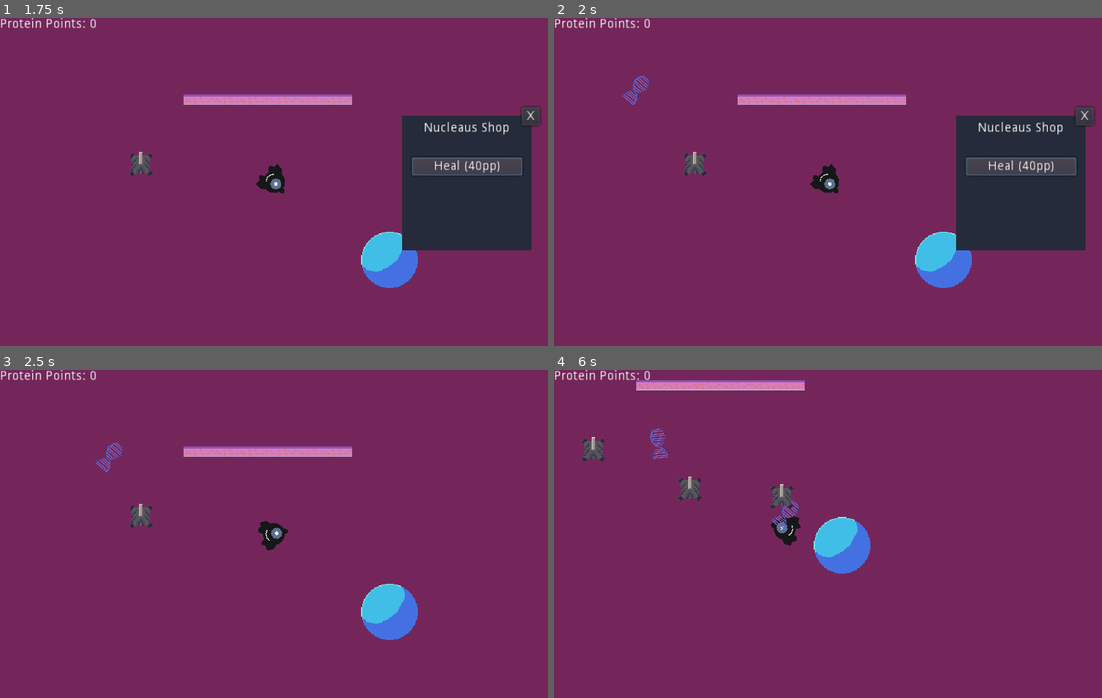
Above: before the commit, frames 1-4 (two rows, left to right).
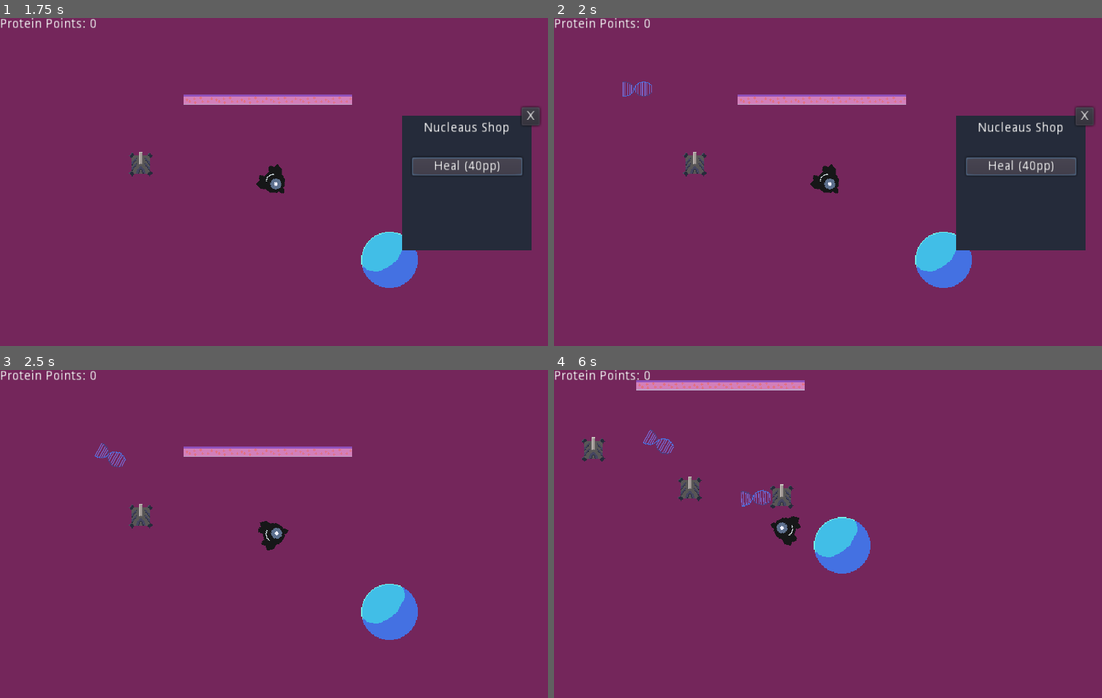
Above: after the commit, the same moments.

Repository: mrbenshef/CellDefence
Game: Godot game, scene res://World.tscn
The game is run twice, just before and just after one commit, with the same random seed, the same clock (stepped at 60 frames per second) and the same inputs.
Inputs (mouse positions are in pixels of both pictures, inside the frame that each line leads up to):
- Up to frame 1 (1.75 s): tap Enter at 0.5 s; move the mouse to (394, 260) at 0.52 s; hold D (right) 0.53-1.25 s; tap E (interact) at 0.6 s; click "Heal (40pp)" at 1.25 s
- Up to frame 2 (2 s): no input
- Up to frame 3 (2.5 s): click "X" at 2 s
- Up to frame 4 (6 s): move the mouse to (718, 550) at 2.77 s; hold S (down) 2.78-3.53 s; tap 1 (item_1) at 2.85, 5.1 s; move the mouse to (882, 461) at 3.52 s; hold D (right) 3.53-4.28 s; click (882, 461) at 3.6 s; move the mouse to (800, 599) at 4.27 s; hold W (up) 4.28-5.03 s; tap E (interact) at 4.35 s; move the mouse to (992, 583) at 5.02 s; hold A (left) from 5.03 s (still down); move the mouse to (663, 484) at 5.77 s; click (663, 484) at 5.85 s

Frame 1 is identical in both runs. In frame 2, 0.2% of the frame differs, in the area x 12-18%, y 17-27%; in frame 3, 0.2%; in frame 4, 0.4%, in the area x 16-45%, y 17-49%.

Commit message:
feat: DNA now targets turrets if they are in the way

Diff:
--- a/DNA.gd
+++ b/DNA.gd
@@ -5,11 +5,14 @@
 export var SPEED : int = 80
 export var ACCELERATION : int = 500
 export var FRICTION : int = 500
+export var BOUNCE : int = 100
+export var ROTATION_SPEED : int = 9.0
 
 var target = null
 var velocity : Vector2 = Vector2.ZERO
 
 func _ready():
+	add_to_group("dna")
 	pass
 
 func _process(delta):
@@ -24,6 +27,32 @@
 		velocity = velocity.move_toward(direction * SPEED, ACCELERATION * delta)
 
 	velocity = move_and_slide(velocity)
+
+	# Point towards direction of travel / target
+	if target != null:
+		rotation = lerp(rotation, target.angle_to_point(position), delta * ROTATION_SPEED)
+	else:
+		rotation = lerp(rotation, velocity.angle(), delta * ROTATION_SPEED)
+
+	# Detect collisions
+	var slide_count = get_slide_count()
+	for i in range(slide_count):
+		var collision = get_slide_collision(i)
+		if collision == null:
+			break
+
+		# Bounce off object
+		velocity = collision.normal * BOUNCE
+
+		if target != collision.collider.position:
+			if collision.collider.is_in_group("dna"):
+				break
+			# We bumped into somthing, ATTACK!
+			print("DNA, new target")
+			var new_target = collision.collider.position
+			set_target(new_target)
+
+			break
 
 func set_target(new_target):
 	target = new_target
--- a/DNA.tscn
+++ b/DNA.tscn
@@ -1,30 +1,40 @@
-[gd_scene load_steps=5 format=2]
+[gd_scene load_steps=6 format=2]
 
 [ext_resource path="res://assets/dna.png" type="Texture" id=1]
 [ext_resource path="res://DNA.gd" type="Script" id=2]
 [ext_resource path="res://Protein.tscn" type="PackedScene" id=3]
 
 [sub_resource type="CapsuleShape2D" id=1]
+radius = 5.36698
+height = 18.9188
+
+[sub_resource type="CapsuleShape2D" id=2]
 radius = 8.66732
 height = 17.1266
 
 [node name="DNA" type="KinematicBody2D"]
 collision_layer = 8
-collision_mask = 0
+collision_mask = 40
 script = ExtResource( 2 )
 Protein = ExtResource( 3 )
 
 [node name="Sprite" type="Sprite" parent="."]
+rotation = -1.5708
 texture = ExtResource( 1 )
 
 [node name="CollisionShape2D" type="CollisionShape2D" parent="."]
 position = Vector2( 0.538471, -0.448725 )
+rotation = -1.5708
 shape = SubResource( 1 )
 
 [node name="Area2D" type="Area2D" parent="."]
+rotation = -1.5708
 collision_mask = 2
+__meta__ = {
+"_edit_group_": true
+}
 
 [node name="CollisionShape2D" type="CollisionShape2D" parent="Area2D"]
 position = Vector2( 0.538471, -0.448725 )
-shape = SubResource( 1 )
+shape = SubResource( 2 )
 [connection signal="body_entered" from="Area2D" to="." method="_on_Area2D_body_entered"]
--- a/World.gd
+++ b/World.gd
@@ -30,8 +30,8 @@
 	print("Spawning DNA!")
 	var dna = DNA.instance()
 	dna.position = spawnPoint
-	dna.rotation = rand_range(0, 2 * PI)
-	dna.set_target($Nucleaus.position)
+	#dna.rotation = rand_range(0, 2 * PI)
+	dna.set_target($Nucleaus.global_position)
 	add_child(dna)
 
 func _on_Player_protein_pickup():
